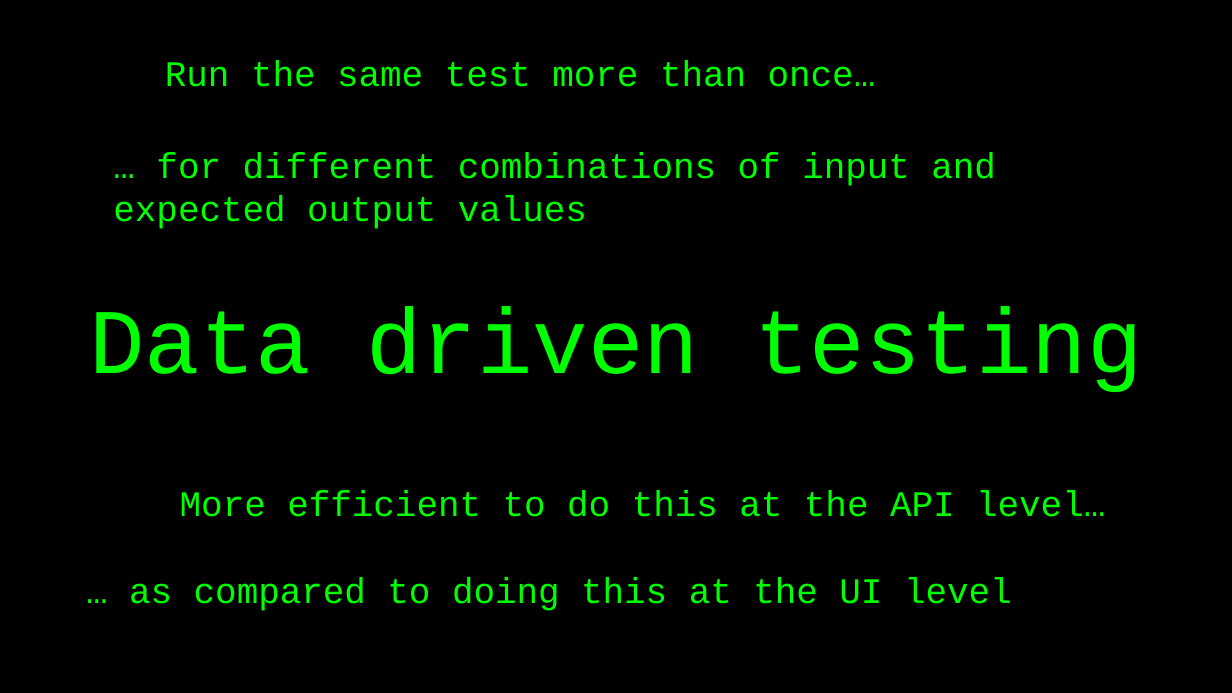
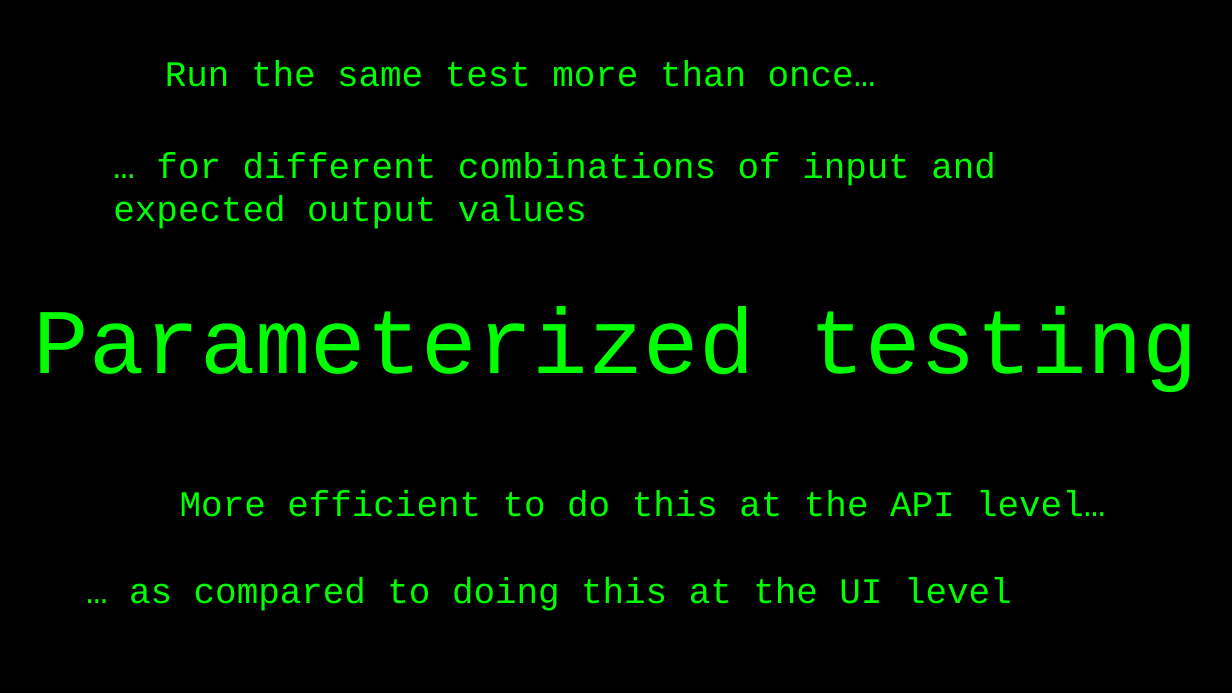
Before and after one commit to basdijkstra/rest-assured-workshop, a slide deck: slide 43 of RestAssuredWorkshop.pptx. Drawn at 1232x693 pixels with LibreOffice and Linux fonts; fonts in the diff are those of the drawing. Boxes give left, top, right and bottom in pixels: in the first picture for what was removed or moved away, otherwise in the second. Text is boxed around its words. In the diff, an @@ line names an element or a change of style, - is before the commit and + after.

```diff
--- a/RestAssuredWorkshop.pptx
+++ b/RestAssuredWorkshop.pptx
@@ title at bbox=[34, 306, 1198, 392]: text changed @@
-Data driven testing
+Parameterized testing
```
Also in this commit, not shown: 1 other slide changed, 2 other files.
